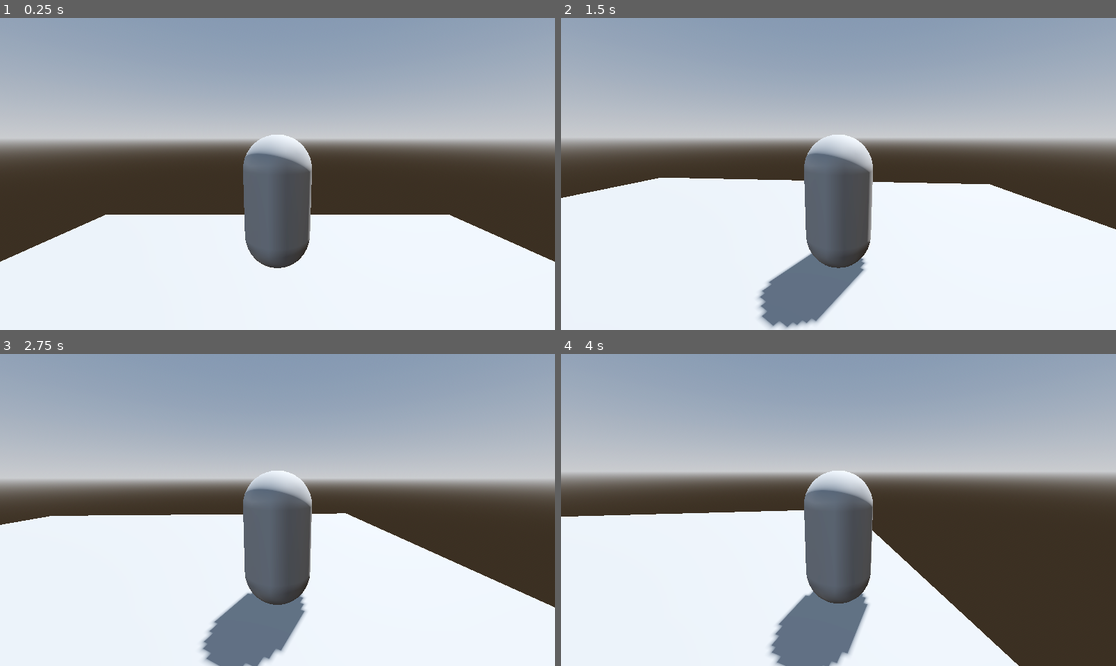
Above: before the commit, frames 1-4 (two rows, left to right).
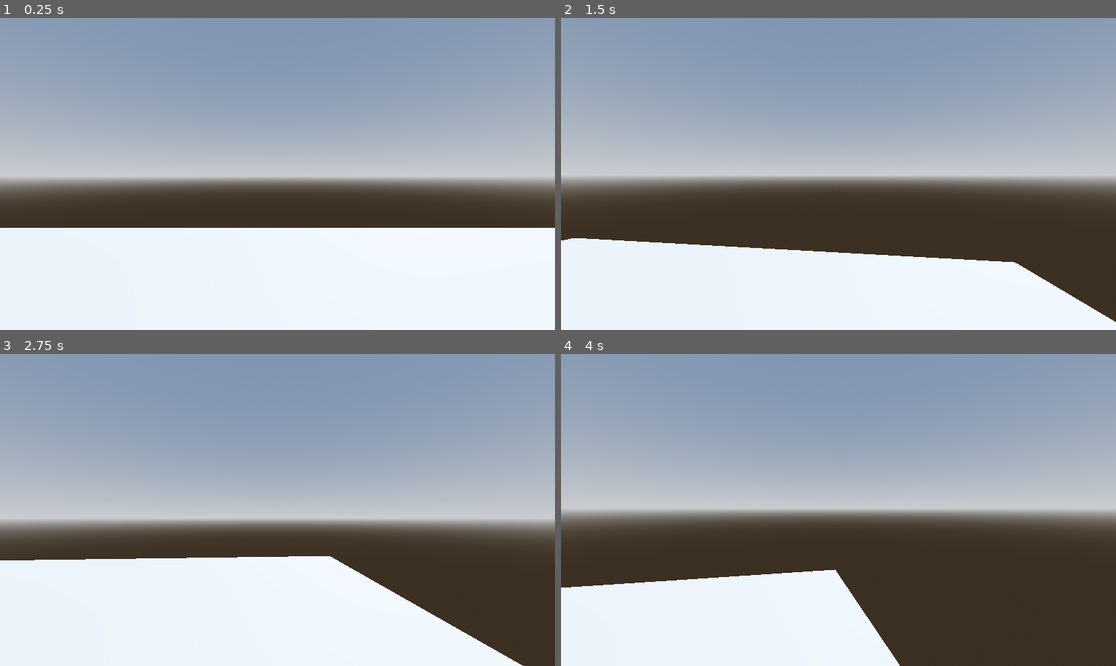
Above: after the commit, the same moments.

Repository: filip2013766/Project_3d
Game: Godot game, scene res://Level.tscn
Same seed, same stepped clock (60 frames per second), same inputs: the game is played once before the commit and once after it.
Inputs (mouse positions are in pixels of both pictures, inside the frame that each line leads up to):
- Up to frame 1 (0.25 s): no input
- Up to frame 2 (1.5 s): move the mouse to (866, 174) at 0.52 s; hold D (move_right) 0.53-1.28 s; hold Shift (sprint, bound only after the commit) 0.53-1.28 s; tap Space (jump, bound only after the commit) at 0.77, 0.8, 1.07, 1.35 s; move the mouse to (810, 174) at 1.27 s; hold S (move_back) from 1.28 s (still down)
- Up to frame 3 (2.75 s): tap Space (jump, bound only after the commit) at 1.52, 1.82, 2.3 s; tap Shift (sprint, bound only after the commit) at 1.55 s; move the mouse to (288, 503) at 2.02 s; release S (move_back) at 2.03 s; hold D (move_right) from 2.03 s (still down); tap W (move_foward) at 2.1 s
- Up to frame 4 (4 s): move the mouse to (832, 516) at 2.77 s; tap Shift (sprint, bound only after the commit) at 2.85 s; tap Space (jump, bound only after the commit) at 3.02, 3.32, 3.77, 3.8 s; move the mouse to (877, 513) at 3.52 s; release D (move_right) at 3.53 s; hold A (move_left) from 3.53 s (still down); hold Shift (sprint, bound only after the commit) from 3.53 s (still down)

The runs differ from the first frame. In frame 1, 32% of the frame differs, in the area x 0-100%, y 25-81%; in frame 2, 48%, in the area x 0-100%, y 25-100%; in frame 3, 44%; in frame 4, 43%.

Commit message:
pullaj i ovo i to je to

Diff:
--- a/project-3d/player.gd
+++ b/project-3d/player.gd
@@ -1,42 +1,109 @@
 extends RigidBody3D
 
-var mouse_sensitivity := 0.001
+# ----------- CAMERA + MOVEMENT SETTINGS -----------
+var mouse_sensitivity := 0.0015
 var twist_input := 0.0
 var pitch_input := 0.0
+var is_first_person := true
 
+var move_speed := 1200.0
+var sprint_multiplier := 1.8
+var jump_force := 13.0
+var grounded := false
+var gravity_multiplier := 1.4
+
+# Head bob
+var head_bob_amount := 0.05
+var head_bob_speed := 8.0
+var bob_timer := 0.0
+
+# ----------- REFERENCES -----------
 @onready var twist_pivot := $TwistPivot
 @onready var pitch_pivot := $TwistPivot/PitchPivot
+@onready var camera_fp := $TwistPivot/PitchPivot/CameraFP
+@onready var camera_tp := $TwistPivot/PitchPivot/CameraTP
+@onready var ray_down := $RayDown
 
-# Called when the node enters the scene tree for the first time.
+
 func _ready() -> void:
 	Input.set_mouse_mode(Input.MOUSE_MODE_CAPTURED)
+	camera_fp.current = true
+	camera_tp.current = false
 
 
-# Called every frame. 'delta' is the elapsed time since the previous frame.
-@warning_ignore("unused_parameter")
 func _process(delta: float) -> void:
 	var input := Vector3.ZERO
 	input.x = Input.get_axis("move_left", "move_right")
 	input.z = Input.get_axis("move_foward", "move_back")
 
-	apply_central_force(twist_pivot.basis * input * 1200.0 * delta)
+	# Sprint
+	var speed := move_speed
+	if Input.is_action_pressed("sprint"):
+		speed *= sprint_multiplier
 
+	# Apply movement force
+	apply_central_force(twist_pivot.basis * input * speed * delta)
 
+	# Jump
+	grounded = ray_down.is_colliding()
+	if Input.is_action_just_pressed("jump") and grounded:
+		apply_impulse(Vector3.UP * jump_force)
+
+	# Gravity / lagano padanje
+	if not grounded:
+		apply_central_force(Vector3.DOWN * gravity_multiplier * 100.0)
+
+	# Mouse unlock
 	if Input.is_action_just_pressed("ui_cancel"):
 		Input.set_mouse_mode(Input.MOUSE_MODE_VISIBLE)
 
+	# Camera rotation
 	twist_pivot.rotate_y(twist_input)
 	pitch_pivot.rotate_x(pitch_input)
-	pitch_pivot.rotation.x = clamp(pitch_pivot.rotation.x,
+	pitch_pivot.rotation.x = clamp(
+		pitch_pivot.rotation.x,
 		deg_to_rad(-30),
 		deg_to_rad(30)
 	)
 	twist_input = 0.0
 	pitch_input = 0.0
 
+	# Switch view
+	if Input.is_action_just_pressed("switch_view"):
+		_toggle_camera_view()
 
+	# Head bob
+	_update_head_bob(delta, input)
+
+
+# ----------- MOUSE INPUT -----------
 func _unhandled_input(event: InputEvent) -> void:
 	if event is InputEventMouseMotion:
 		if Input.get_mouse_mode() == Input.MOUSE_MODE_CAPTURED:
 			twist_input -= event.relative.x * mouse_sensitivity
 			pitch_input -= event.relative.y * mouse_sensitivity
+
+
+# ----------- CAMERA SWITCH -----------
+func _toggle_camera_view() -> void:
+	is_first_person = !is_first_person
+	camera_fp.current = is_first_person
+	camera_tp.current = !is_first_person
+
+
+# ----------- HEAD BOB / CAMERA FEEL -----------
+func _update_head_bob(delta: float, input: Vector3) -> void:
+	if input.length() > 0 and grounded:
+		bob_timer += delta * head_bob_speed
+		var bob_offset := Vector3(0, sin(bob_timer) * head_bob_amount, 0)
+
+		# Ispravno u Godot 4
+		var new_transform = pitch_pivot.transform
+		new_transform.origin = bob_offset
+		pitch_pivot.transform = new_transform
+	else:
+		# Reset
+		var reset_transform = pitch_pivot.transform
+		reset_transform.origin = Vector3.ZERO
+		pitch_pivot.transform = reset_transform
+		bob_timer = 0.0
--- a/project-3d/player.tscn
+++ b/project-3d/player.tscn
@@ -24,7 +24,12 @@
 transform = Transform3D(1, 0, 0, 0, 1, 0, 0, 0, 1, 0, 1, 0)
 
 [node name="PitchPivot" type="Node3D" parent="TwistPivot"]
-transform = Transform3D(1, 0, 0, 0, 0.9848077, 0.17364818, 0, -0.17364818, 0.9848077, 0, 0, 0)
+transform = Transform3D(1, 0, 0, 0, 0.9848077, 0.1736482, 0, -0.1736482, 0.9848077, 0, 0, 0)
 
-[node name="Camera3D" type="Camera3D" parent="TwistPivot/PitchPivot"]
-transform = Transform3D(1, 0, 0, 0, 1, 0, 0, 0, 1, 0, 0, 3)
+[node name="CameraFP" type="Camera3D" parent="TwistPivot/PitchPivot"]
+transform = Transform3D(1, 0, 0, 0, 0.9828197, -0.18456891, 0, 0.18456894, 0.9828197, 0, 0, 0)
+
+[node name="CameraTP" type="Camera3D" parent="TwistPivot/PitchPivot"]
+transform = Transform3D(1, 0, 0, 0, 0.9954414, 0.0953767, 0, -0.0953767, 0.9954414, 0, 0.5239999, 3.0000002)
+
+[node name="RayDown" type="RayCast3D" parent="."]
--- a/project-3d/project.godot
+++ b/project-3d/project.godot
@@ -49,6 +49,21 @@
 "events": [Object(InputEventKey,"resource_local_to_scene":false,"resource_name":"","device":-1,"window_id":0,"alt_press …(192 unchanged characters)…
 ]
 }
+switch_view={
+"deadzone": 0.2,
+"events": [Object(InputEventKey,"resource_local_to_scene":false,"resource_name":"","device":-1,"window_id":0,"alt_pressed":false,"shift_pressed":false,"ctrl_pressed":false,"meta_pressed":false,"pressed":false,"keycode":0,"physical_keycode":4194336,"key_label":0,"unicode":0,"location":0,"echo":false,"script":null)
+]
+}
+jump={
+"deadzone": 0.2,
+"events": [Object(InputEventKey,"resource_local_to_scene":false,"resource_name":"","device":-1,"window_id":0,"alt_pressed":false,"shift_pressed":false,"ctrl_pressed":false,"meta_pressed":false,"pressed":false,"keycode":0,"physical_keycode":32,"key_label":0,"unicode":32,"location":0,"echo":false,"script":null)
+]
+}
+sprint={
+"deadzone": 0.2,
+"events": [Object(InputEventKey,"resource_local_to_scene":false,"resource_name":"","device":-1,"window_id":0,"alt_pressed":false,"shift_pressed":false,"ctrl_pressed":false,"meta_pressed":false,"pressed":false,"keycode":0,"physical_keycode":4194325,"key_label":0,"unicode":0,"location":0,"echo":false,"script":null)
+]
+}
 
 [rendering]
 
